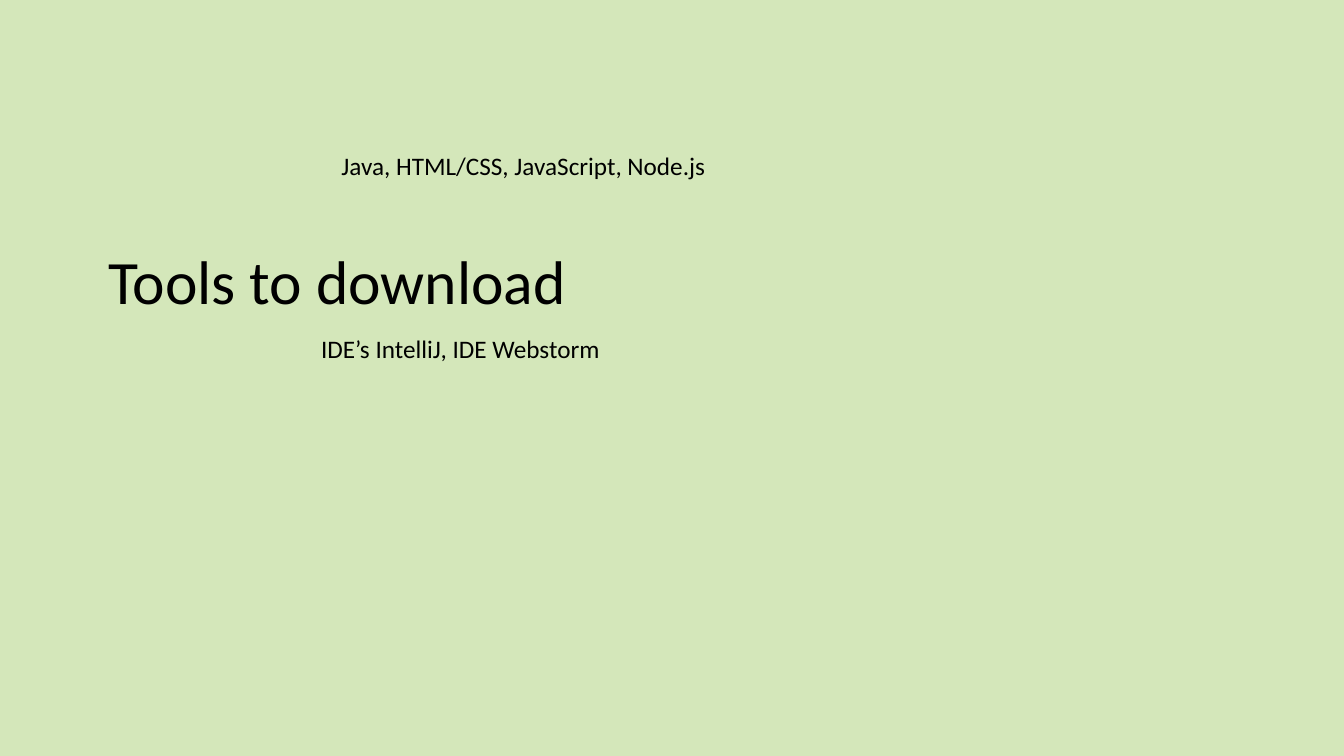
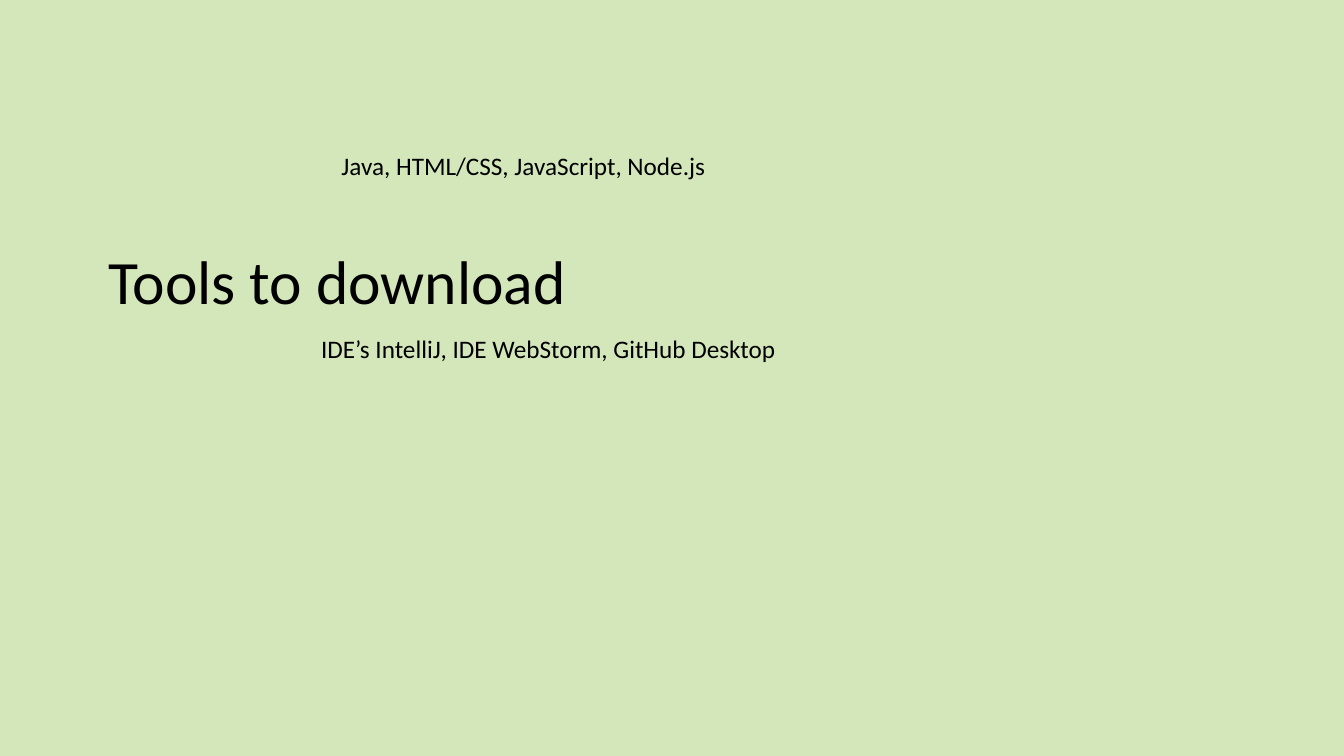
Before and after one commit to dlash02/CSC3510, a slide deck: slide 4 of CSC3510 S2021/Lectures/01IntroductionTo3510.pptx. Drawn at 1344x756 pixels with LibreOffice and Linux fonts; fonts in the diff are those of the drawing. Boxes give left, top, right and bottom in pixels: in the first picture for what was removed or moved away, otherwise in the second. Text is boxed around its words. In the diff, an @@ line names an element or a change of style, - is before the commit and + after.

```diff
--- a/CSC3510 S2021/Lectures/01IntroductionTo3510.pptx
+++ b/CSC3510 S2021/Lectures/01IntroductionTo3510.pptx
@@ text at box(321, 340, 775, 362): text changed @@
-IDE’s IntelliJ, IDE Webstorm
+IDE’s IntelliJ, IDE WebStorm, GitHub Desktop
```
Also in this commit, not shown: 1 slide added, 1 slide removed, 6 other files.
